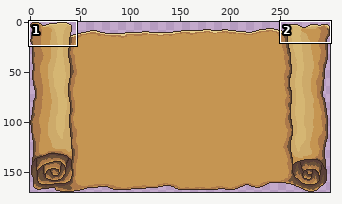
File history of a pixel-art file, Villeon/Villeon/Assets/GUI/Scroll.aseprite. Above: a wide view before the commit, with the close-up outlined.
Close-up. Before the edit:
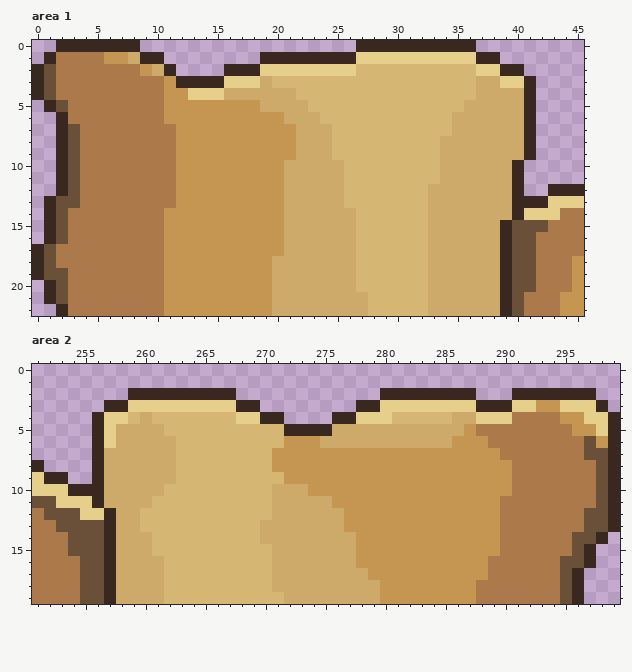
300x170 pixels, 1 frame. Colours within 5 levels of each other are drawn and written as one. Shown: area 1: x 0..45, y 0..22; area 2: x 251..299, y 0..19. The commit also changed other parts of the picture, which this record leaves out.
The result:
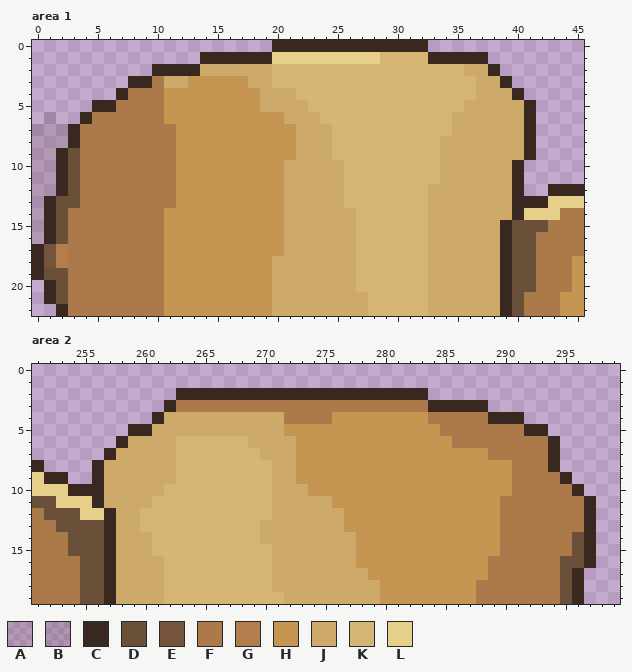
Palette (. is transparent): A #5a40392a  B #3928202a  C #392820  D #6a5039  E #74543c  F #ac794a  G #b47d4c  H #c59552  J #cdaa6a  K #d5b673  L #e6ce8b
Difference:
layer "Layer 1" now hidden
layer "Layer 2" added
layer "Layer 3" opacity 16% colour dodge added
--- area 1
@@ x 0..45 @@
- 0 ..CCCCCCC..................CCCCCCCCCC.........
- 1 .CFFFFHHJCC........CCCCCCCCLLLLLLLLLLCC.......
- 2 CDFFFFFFFHJC....CCCLLLLLLLLKKKKKKKKKKLLCC.....
- 3 CDFFFFFFFFFHCCCCLLLJKKKKKKKKKKKKKKKKKJJLLC....
- 4 CDFFFFFFFFFHHLLLJJJJJJKKKKKKKKKKKKKKKJJJJC....
- 5 .CDFFFFFFFFHHHHHHHHJJJJKKKKKKKKKKKKKJJJJJC....
- 6 ..CFFFFFFFFHHHHHHHHHHJJJKKKKKKKKKKKJJJJJJC....
- 7 ..CDFFFFFFFFHHHHHHHHHHJJJKKKKKKKKKKJJJJJJC....
- 8 ..CDFFFFFFFFHHHHHHHHHHJJJKKKKKKKKKJJJJJJJC....
- 9 ..CDFFFFFFFFHHHHHHHHHHJJJKKKKKKKKKJJJJJJJC....
-10 ..CDFFFFFFFFHHHHHHHHHJJJJJKKKKKKKKJJJJJJC.....
-11 ..CDFFFFFFFFHHHHHHHHHJJJJJKKKKKKKKJJJJJJC.....
-12 ..CDFFFFFFFFHHHHHHHHHJJJJJKKKKKKKJJJJJJJC..CCC
-13 .CDDFFFFFFFFHHHHHHHHHJJJJJKKKKKKKJJJJJJJCCCLLL
-14 .CDFFFFFFFFHHHHHHHHHHJJJJJJKKKKKKJJJJJJJCLLLFF
-15 .CDFFFFFFFFHHHHHHHHHHJJJJJJKKKKKKJJJJJJCDDDFFF
-16 .CDFFFFFFFFHHHHHHHHHHJJJJJJKKKKKKJJJJJJCDDFFFF
-17 CDFFFFFFFFFHHHHHHHHHHJJJJJJKKKKKKJJJJJJCDDFFFF
-18 CDFFFFFFFFFHHHHHHHHHJJJJJJJKKKKKKJJJJJJCDDFFFH
+ 0 ....................CCCCCCCCCCCCC.............
+ 1 ..............CCCCCCLLLLLLLLLKKKKCCCCC........
+ 2 ..........CCCCJJJJJJKKKKKKKKKKKKKKKKJJC.......
+ 3 ........CCFJJHHHHHJJKKKKKKKKKKKKKKKKKJJC......
+ 4 .......CFFFHHHHHHHHJJJKKKKKKKKKKKKKKKJJJC.....
+ 5 .....CCFFFFHHHHHHHHJJJJKKKKKKKKKKKKKJJJJJC....
+ 6 .B..CFFFFFFHHHHHHHHHHJJJKKKKKKKKKKKJJJJJJC....
+ 7 BABCFFFFFFFFHHHHHHHHHHJJJKKKKKKKKKKJJJJJJC....
+ 8 AABCFFFFFFFFHHHHHHHHHHJJJKKKKKKKKKJJJJJJJC....
+ 9 AACDFFFFFFFFHHHHHHHHHHJJJKKKKKKKKKJJJJJJJC....
+10 AACDFFFFFFFFHHHHHHHHHJJJJJKKKKKKKKJJJJJJC.....
+11 AACDFFFFFFFFHHHHHHHHHJJJJJKKKKKKKKJJJJJJC.....
+12 AACDFFFFFFFFHHHHHHHHHJJJJJKKKKKKKJJJJJJJC..CCC
+13 ACDDFFFFFFFFHHHHHHHHHJJJJJKKKKKKKJJJJJJJCCCLLL
+14 ACDFFFFFFFFHHHHHHHHHHJJJJJJKKKKKKJJJJJJJCLLLFF
+15 ACDFFFFFFFFHHHHHHHHHHJJJJJJKKKKKKJJJJJJCDDDFFF
+16 ACDFFFFFFFFHHHHHHHHHHJJJJJJKKKKKKJJJJJJCDDFFFF
+17 CEGFFFFFFFFHHHHHHHHHHJJJJJJKKKKKKJJJJJJCDDFFFF
+18 CEGFFFFFFFFHHHHHHHHHJJJJJJJKKKKKKJJJJJJCDDFFFH
 19 CDDFFFFFFFFHHHHHHHHHJJJJJJJKKKKKKJJJJJJCDDFFFH
--- area 2
@@ x 251..299 @@
  1 .................................................
- 2 ........CCCCCCCCC............CCCCCCCC...CCCCCCC..
- 3 ......CCLLLLLLLLLCC........CCLLLLLLLLCCCLLHHLLLC.
- 4 .....CLLKJKKKKKKKLLCC....CCLLLKKKKKJJLLLFFFFHHLLC
- 5 .....CLJJJJKKKKKKKKKKCCCCJJJJJJJJJJJHFFFFFFFFHHLC
- 6 .....CLJJJJJKKKKKKKKKHHHJJJJJJJJJJJHHHFFFFFFFFDHC
- 7 .....CJJJJJJKKKKKKKKHHHHHHHHHHHHHHHHHHHFFFFFFFDDC
- 8 C....CJJJJJJKKKKKKKKHHHHHHHHHHHHHHHHHHHHFFFFFFFDC
- 9 LCC..CJJJJJJKKKKKKKKKHHHHHHHHHHHHHHHHHHHFFFFFFFDC
-10 LLLCCCJJJJJKKKKKKKKKJJJHHHHHHHHHHHHHHHHHFFFFFFFDC
-11 DDLLLCJJJJKKKKKKKKKKJJJJJHHHHHHHHHHHHHHFFFFFFFFDC
-12 FDDDLLCJJKKKKKKKKKKKJJJJJJHHHHHHHHHHHHHFFFFFFFDDC
-13 FFDDDDCJJKKKKKKKKKKJJJJJJJHHHHHHHHHHHHHFFFFFFFDDC
-14 FFFDDDCJJJKKKKKKKKKJJJJJJJJHHHHHHHHHHHHFFFFFFDDC.
+ 2 ............CCCCCCCCCCCCCCCCCCCCC................
+ 3 ...........CFFFFFFFFFFFFFFFFFFFFFCCCCC...........
+ 4 ..........CJJJJJJJJJJFFFFHHHHHHHHFFFFFCCC........
+ 5 ........CCJJJJJJJJJJJHHHHHHHHHHHHHFFFFFFFCC......
+ 6 .......CJJJJKKKKKKJJJJHHHHHHHHHHHHHFFFFFFFFC.....
+ 7 ......CJJJJJKKKKKKKJJJHHHHHHHHHHHHHHHHFFFFFC.....
+ 8 C....CJJJJJJKKKKKKKKJJHHHHHHHHHHHHHHHHHHFFFC.....
+ 9 LCC..CJJJJJJKKKKKKKKJJHHHHHHHHHHHHHHHHHHFFFFC....
+10 LLLCCCJJJJJKKKKKKKKKJJJHHHHHHHHHHHHHHHHHFFFFFC...
+11 DDLLLCJJJJKKKKKKKKKKJJJJJHHHHHHHHHHHHHHFFFFFFFC..
+12 FDDDLLCJJKKKKKKKKKKKJJJJJJHHHHHHHHHHHHHFFFFFFFC..
+13 FFDDDDCJJKKKKKKKKKKJJJJJJJHHHHHHHHHHHHHFFFFFFFC..
+14 FFFDDDCJJJKKKKKKKKKJJJJJJJJHHHHHHHHHHHHFFFFFFDC..
 15 FFFDDDCJJJKKKKKKKKKKJJJJJJJHHHHHHHHHHHHFFFFFFDC..
Pixel boxes of the changes (left, top, right, bottom) in both close-ups:
changed: (32, 40, 536, 268)
changed: (92, 388, 620, 544)
